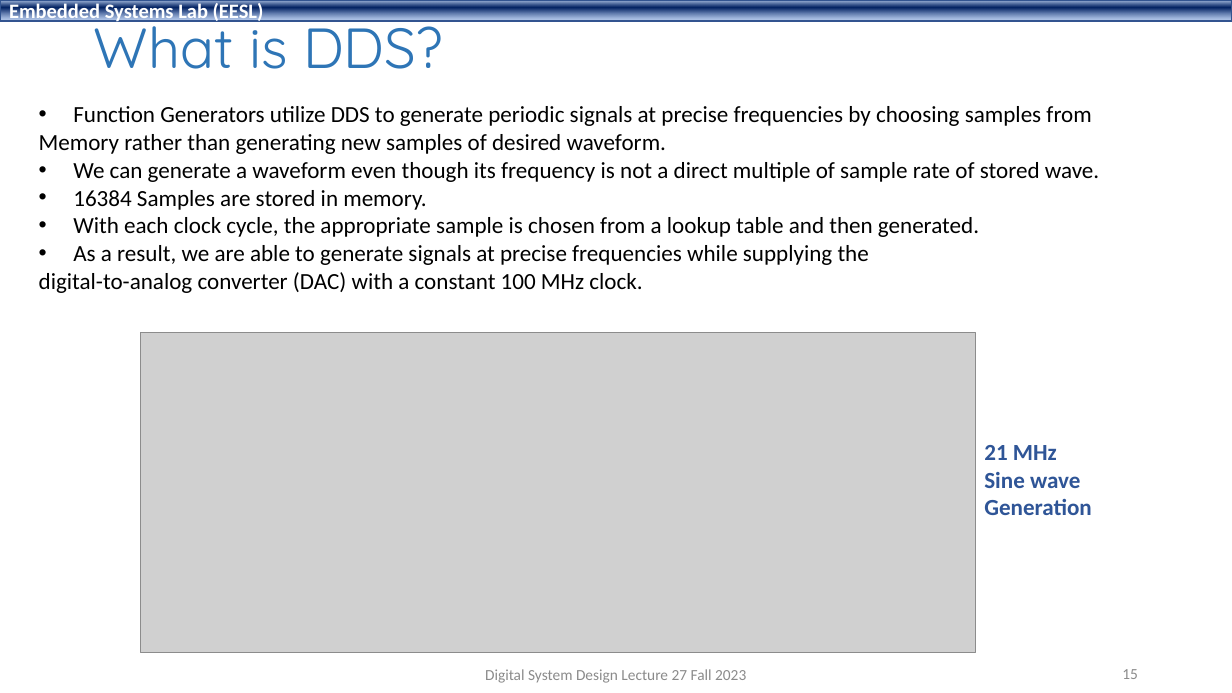
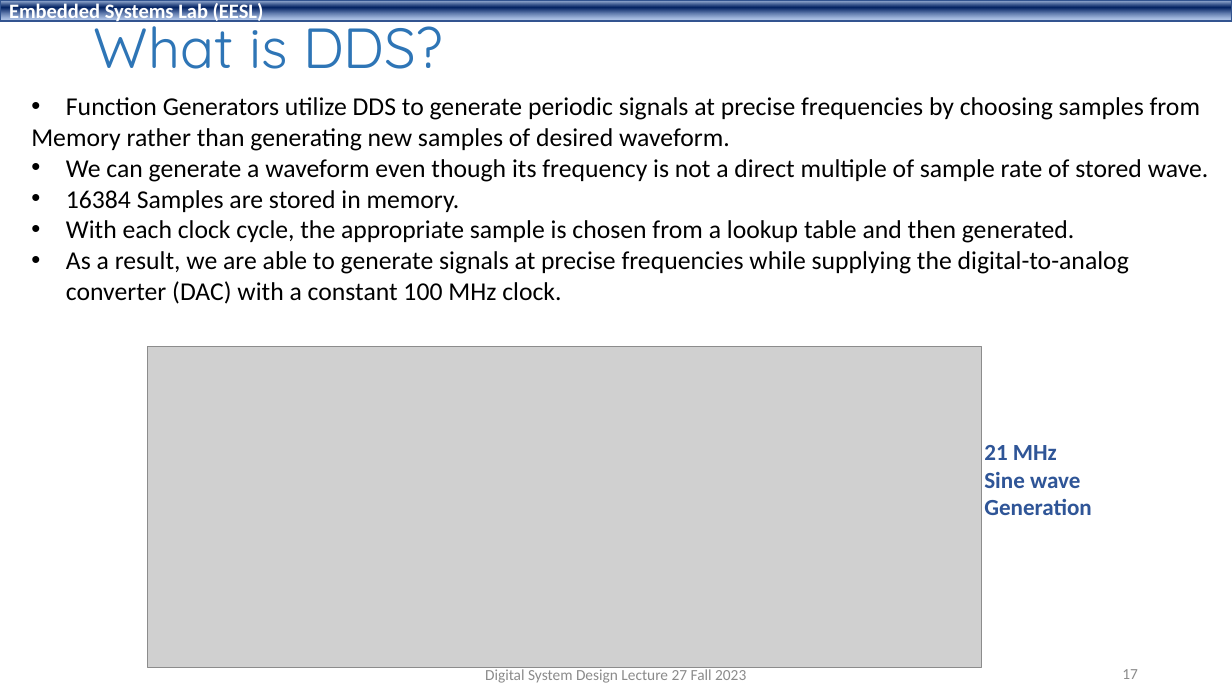
Before and after one commit to shahidmasud/shahidmasud.github.io, a slide deck: slide 17 of DSD_Lec27_Fall2023.ppsx (slide 15 before the commit). Drawn at 1232x693 pixels with LibreOffice and Linux fonts; fonts in the diff are those of the drawing; grey boxes stand for pictures; background and template pictures are left out. Boxes give left, top, right and bottom in pixels: in the first picture for what was removed or moved away, otherwise in the second. Text is boxed around its words. In the diff, an @@ line names an element or a change of style, - is before the commit and + after.

```diff
--- a/DSD_Lec27_Fall2023.ppsx
+++ b/DSD_Lec27_Fall2023.ppsx
@@ text "Function Generators utilize DDS to ...": place and size @@
-text "Function Generators utilize DDS to ..." at box(39, 106, 1099, 293)
+text "Function Generators utilize DDS to ..." at box(31, 97, 1209, 304)
@@ text at box(31, 97, 1209, 243): size 18 to 20 pt in "Function Generators utilize DDS to generate periodic ...", "Memory rather than generating new samples of ...", "We can generate a waveform even though ...", "16384 Samples are stored in memory." and 1 more places @@
@@ text at box(66, 251, 1129, 304): text changed; size 18 to 20 pt @@
-• As a result, we are able to generate signals at precise frequencies while supplying the
-digital-to-analog converter (DAC) with a constant 100 MHz clock.
+• As a result, we are able to generate signals at precise frequencies while supplying the digital-to-analog converter (DAC) with a constant 100 MHz clock.
@@ picture: place and size @@
-picture at box(141, 332, 976, 653)
+picture at box(148, 347, 982, 667)
@@ page number at box(1122, 669, 1138, 679): text changed @@
-15
+17
```
Also in this commit, not shown: 14 other slides changed, 2 slides added, 1 other file.
